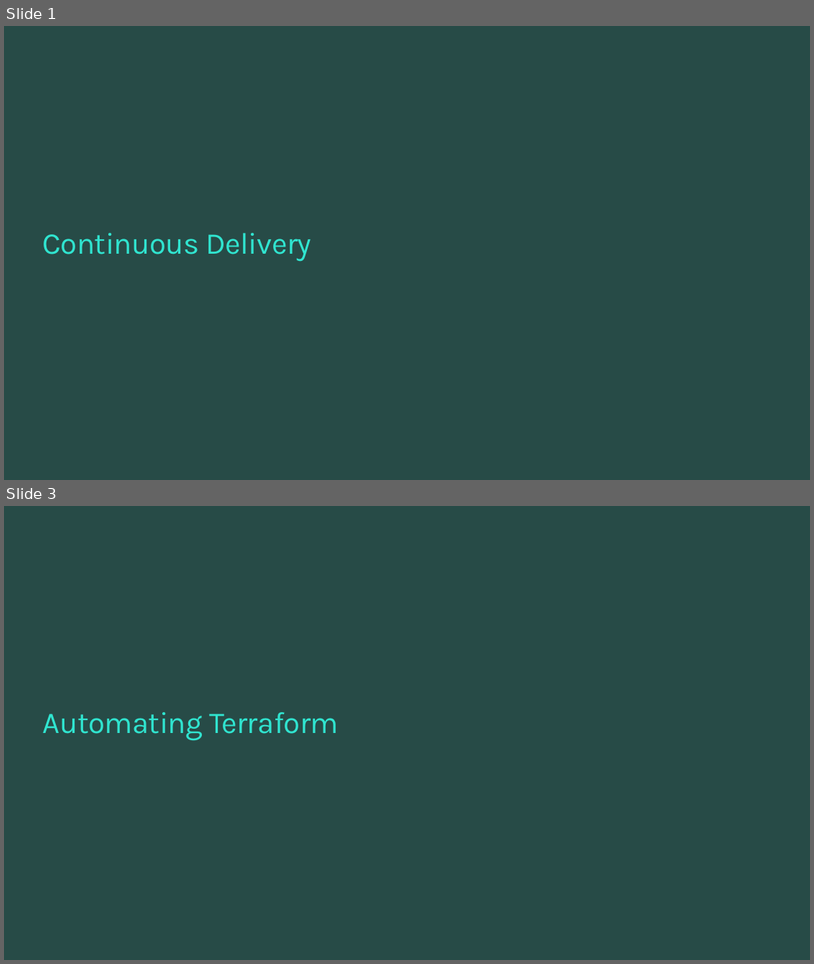
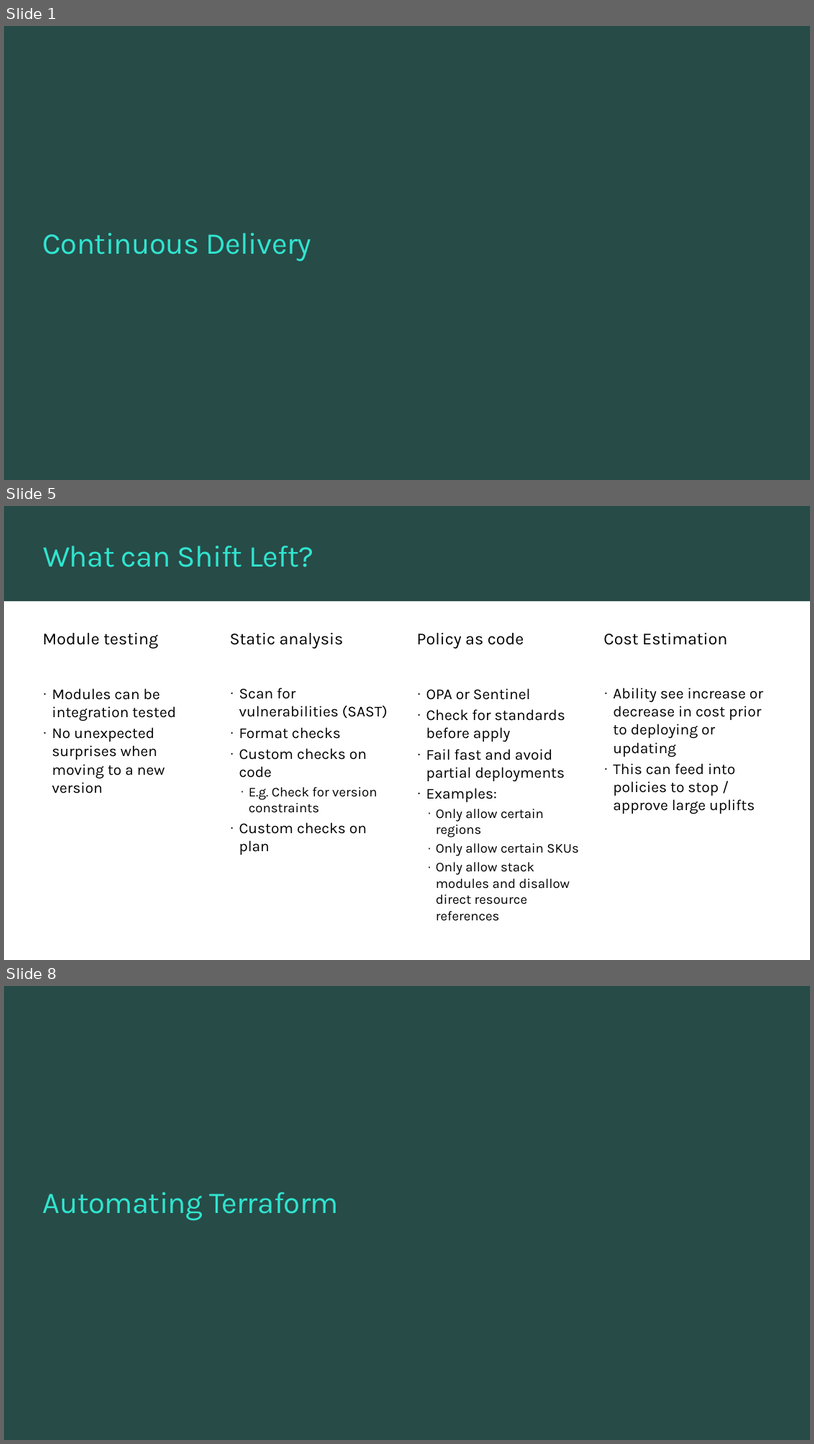
Before and after one commit to TIS-Cloud-Team/TF_Community_workshop, a slide deck: PPTs/06_continuous_delivery.pptx. Shown one above the other, each under a label of ours: slides 1 and 3 before the commit, slides 1, 5 and 8 after it; the slides between them are not shown. The pictures are 814x964 and 814x1444 pixels, drawn with LibreOffice and Linux fonts; fonts in the diff are those of the drawing; background and template pictures are left out. Boxes give left, top, right and bottom in pixels: in the first picture for what was removed or moved away, otherwise in the second. Text is boxed around its words. In the diff, an @@ line names an element or a change of style, - is before the commit and + after.

```diff
--- a/PPTs/06_continuous_delivery.pptx
+++ b/PPTs/06_continuous_delivery.pptx
@@ slide 5 added at (x1=4, y1=506, x2=810, y2=960), background #FFFFFF @@
@@ rectangle added at (x1=4, y1=506, x2=810, y2=601), fill #274B47 @@
@@ title added at (x1=43, y1=546, x2=314, y2=567), 36 pt, text #30E5D0 @@
+What can Shift Left?
@@ text added at (x1=43, y1=633, x2=158, y2=649), 20 pt, text #000000 @@
+Module testing
@@ text added at (x1=230, y1=633, x2=344, y2=649), 20 pt, text #000000 @@
+Static analysis
@@ text added at (x1=417, y1=633, x2=525, y2=649), 20 pt, text #000000 @@
+Policy as code
@@ text added at (x1=604, y1=633, x2=728, y2=645), 20 pt, text #000000 @@
+Cost Estimation
@@ text added at (x1=52, y1=688, x2=176, y2=793), 18 pt, text #000000 @@
+· Modules can be integration tested
+· No unexpected surprises when moving to a new version
@@ text added at (x1=239, y1=687, x2=388, y2=854), 18 pt, text #000000 @@
+· Scan for vulnerabilities (SAST)
+· Format checks
+· Custom checks on code
+  · E.g. Check for version constraints
+· Custom checks on plan
@@ text added at (x1=427, y1=688, x2=579, y2=921), 16 pt, text #000000 @@
+· OPA or Sentinel
+· Check for standards before apply
+· Fail fast and avoid partial deployments
+· Examples:
+  · Only allow certain regions
+  · Only allow certain SKUs
+  · Only allow stack modules and disallow direct resource references
@@ text added at (x1=613, y1=687, x2=764, y2=813), 18 pt, text #000000 @@
+· Ability see increase or decrease in cost prior to deploying or updating
+· This can feed into policies to stop / approve large uplifts
@@ what was slide 3 is now slide 8 @@
```
Also in this commit, not shown: 8 other slides added, 1 slide removed, 7 other files.
